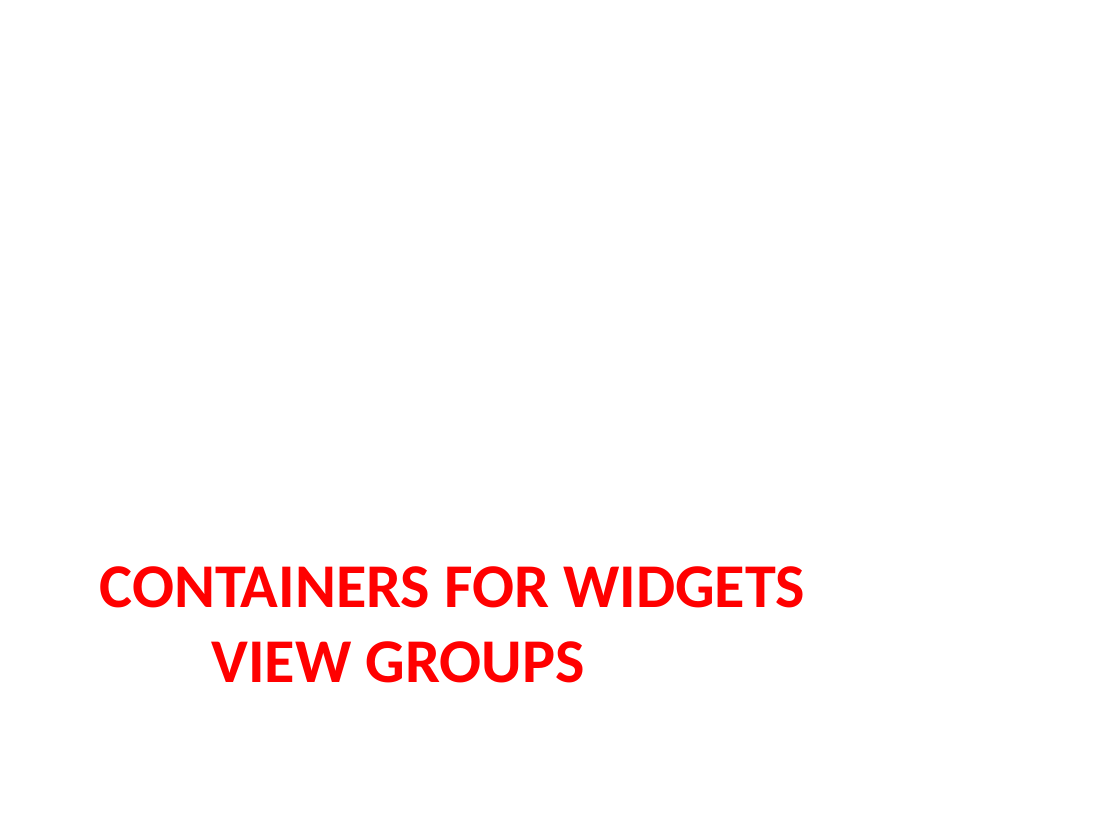
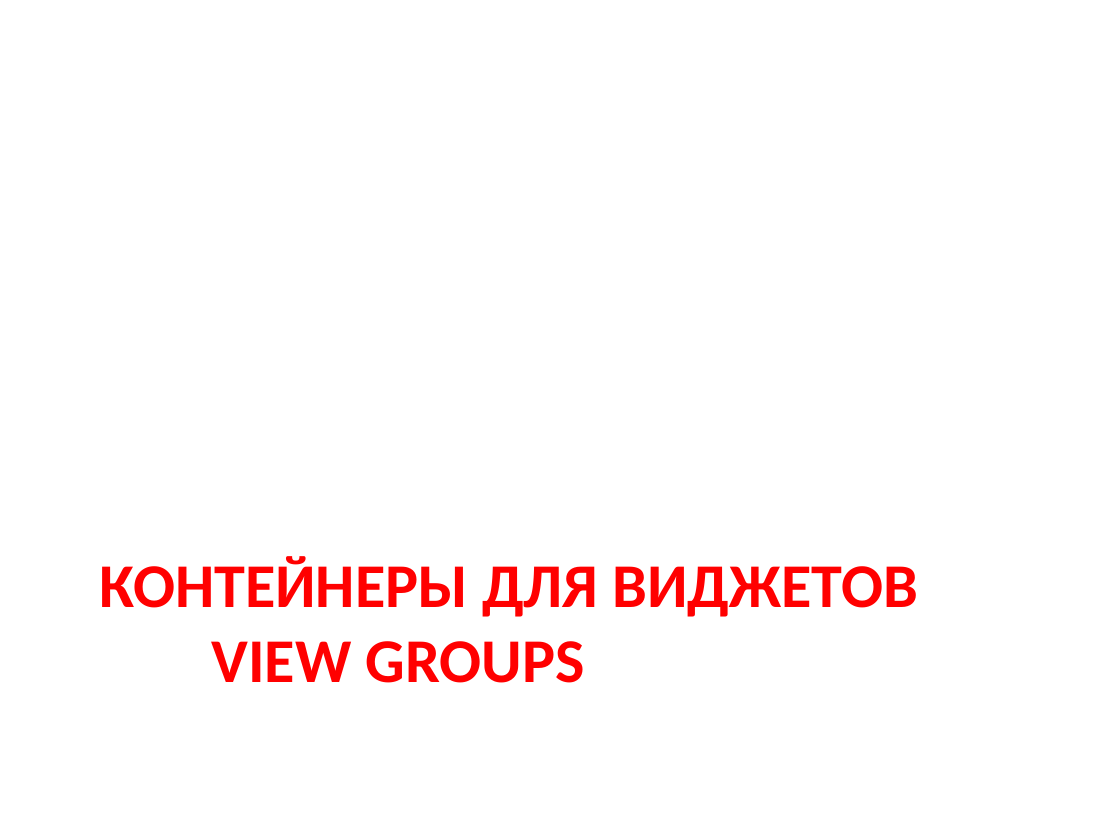
Before and after one commit to maxchv/Android, a slide deck: slide 56 of presentation/3_BasicUI.pptx (slide 58 before the commit). Drawn at 1120x840 pixels with LibreOffice and Linux fonts; fonts in the diff are those of the drawing. Boxes give left, top, right and bottom in pixels: in the first picture for what was removed or moved away, otherwise in the second. Text is boxed around its words. In the diff, an @@ line names an element or a change of style, - is before the commit and + after.

```diff
--- a/presentation/3_BasicUI.pptx
+++ b/presentation/3_BasicUI.pptx
@@ title at bbox=[100, 556, 918, 683]: text changed @@
-CONTAINERS FOR WIDGETS
-VIEW GROUPS
+КОНТЕЙНЕРЫ ДЛЯ ВИДЖЕТОВ
+VIEW GROUPS
```
Also in this commit, not shown: 20 other slides changed, 8 slides added, 10 slides removed.
